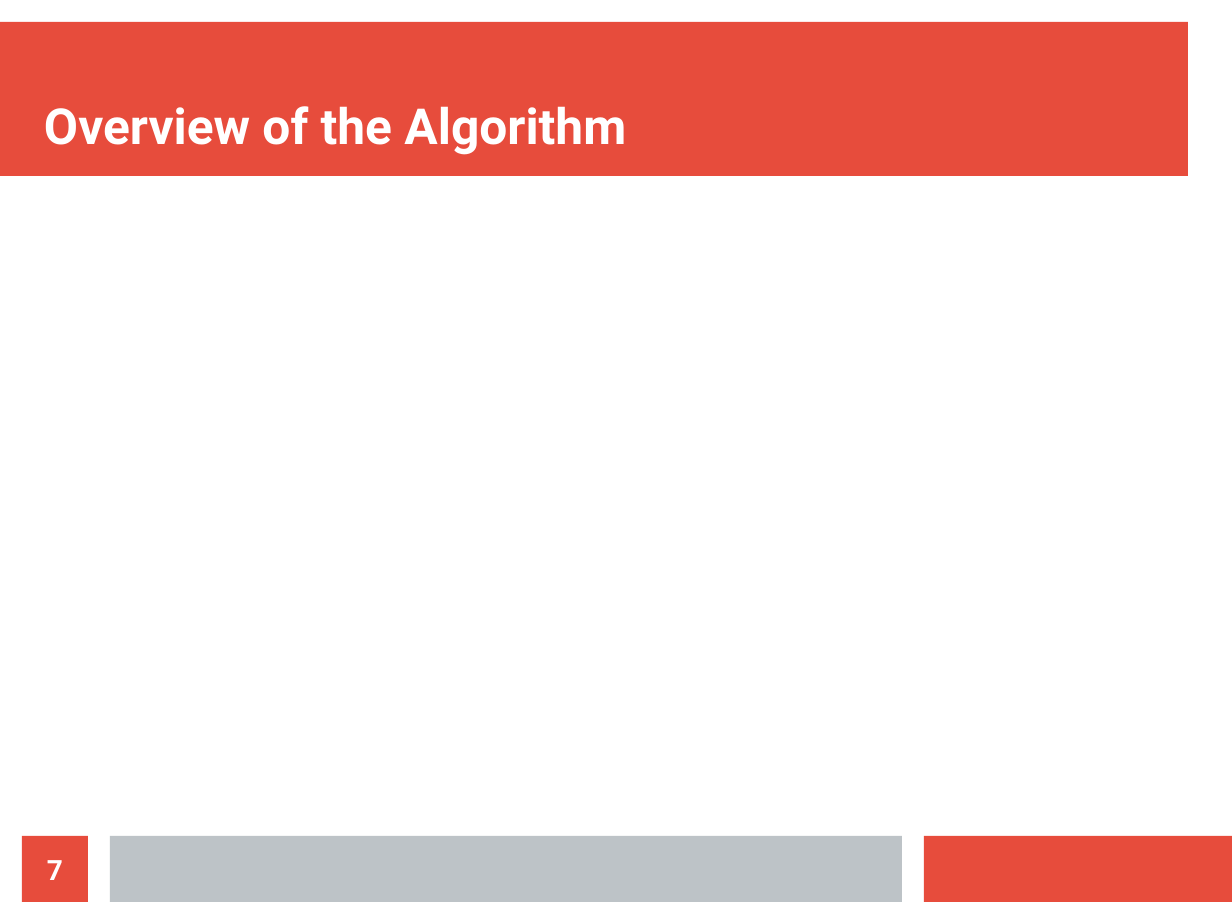
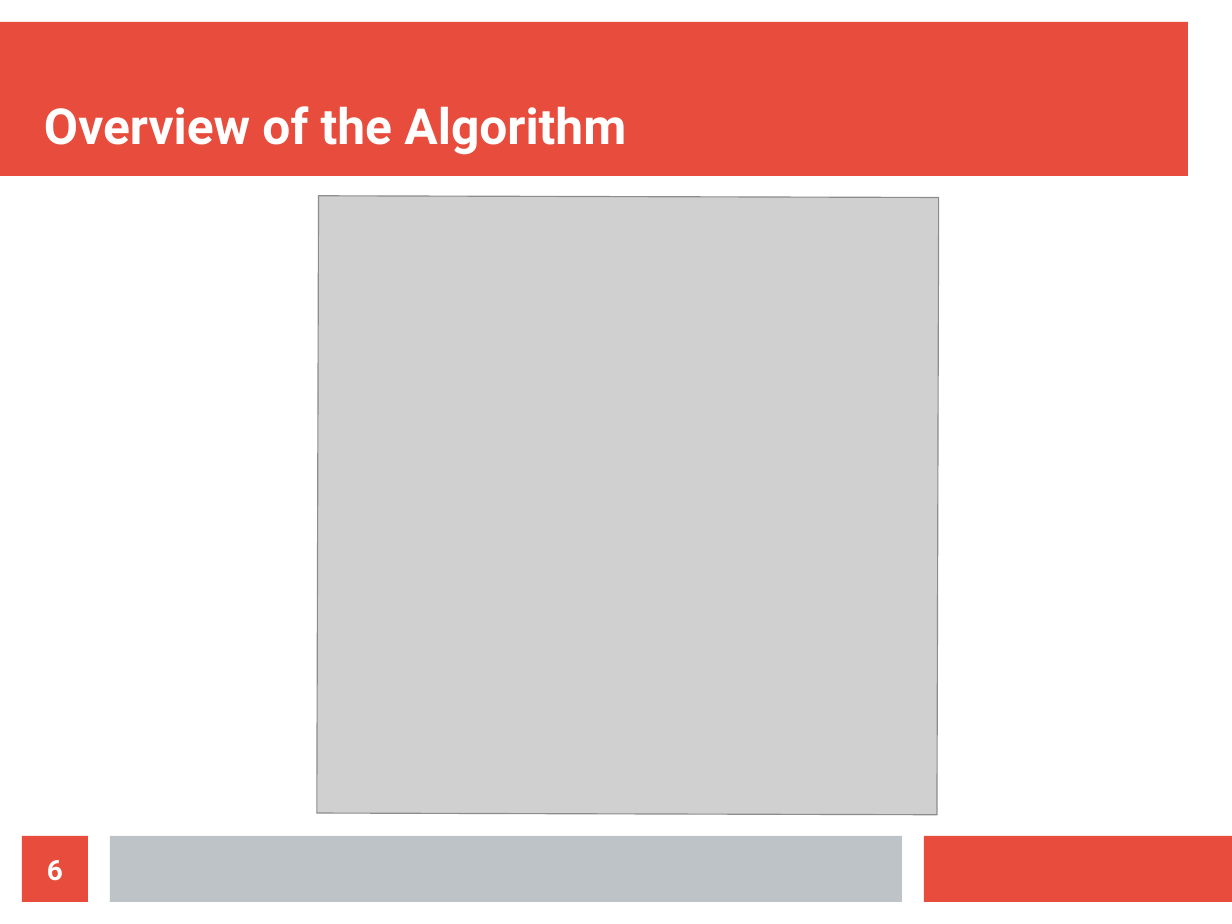
Before and after one commit to ClarkGuilty/2018, a slide deck: slide 6 of MOCa/diap.odp (slide 7 before the commit). Drawn at 1232x924 pixels with LibreOffice and Linux fonts; fonts in the diff are those of the drawing; grey boxes stand for pictures. Boxes give left, top, right and bottom in pixels: in the first picture for what was removed or moved away, otherwise in the second. Text is boxed around its words. In the diff, an @@ line names an element or a change of style, - is before the commit and + after.

```diff
--- a/MOCa/diap.odp
+++ b/MOCa/diap.odp
@@ picture added at (316, 196, 939, 815) @@
@@ page number at (47, 860, 63, 881): text changed @@
-7
+6
```
Also in this commit, not shown: 3 other slides changed, 3 slides added, 3 slides removed, 14 other files.
